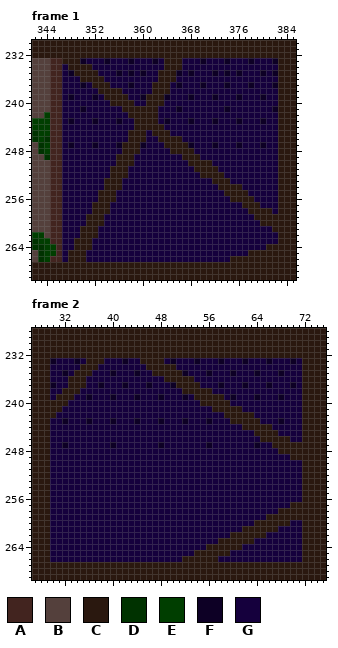
Two versions of one pixel-art file, GWS/Sprites/BG Assets/Clocktower Stage/ClocktowerNew.ase. The first picture shows the starting point.
480x270 pixels, 8 frames. Colours within 5 levels of each other are drawn and written as one. Shown: frame 1: x 342..385, y 230..269; frame 2: x 27..75, y 228..269. The commit also changed other frames or places, which this record leaves out.
Palette (. is transparent): A #42241f  B #54403c  C #2a180f  D #003200  E #003e00  F #0d0025  G #15003d
Once edited:
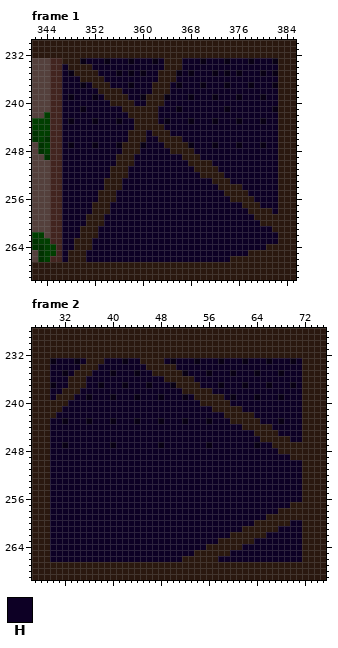
Colours new in this view: H #0d0025
What changed:
layer "Flattened" added
colour F: #0d0025 -> #080014
Changed rows in their new state; - is a pixel that keeps its letter.
Frame 1, layer "Flattened":
first column x 347:
233 ----HHH-HHH-HHH-H---HHH-HHH-HHH-HHH-
234 H----HHHHHHHHHHHH---HHHHHHHHHHHHHHHH
235 H-----HHH-H-H-HH----H-HHH-H-H-HHH-H-
236 HHH----HHHHHHHHH---HHHHHHHHHHHHHHHHH
237 HHH-H---HHH-HHH---H-HHH-HHH-HHH-HHH-
238 HHHHHH----HHHHH---HHHHHHHHHHHHHHHHHH
239 H-HHH-H----HH-----HHH-HHH-HHH-HHH-HH
240 HHHHHHHH----HH---HHHHHHHHHHHHHHHHHHH
241 HHH-HHHHHH------HHH-HHHHHHH-HHHHHHH-
242 HHHHHHHHHHH-----HHHHHHHHHHHHHHHHHHHH
243 H-HHH-HHH-HH----H-HHH-HHH-HHH-HHH-HH
244 HHHHHHHHHHHH-----HHHHHHHHHHHHHHHHHHH
245 HHHHHHHHHHH---H---HHHHHHHHHHHHHHHHHH
246 HHHHHHHHHHH---HH----HHHHHHHHHHHHHHHH
247 H-HHH-HHH-----HHH-----HHH-HHH-HHH-HH
248 HHHHHHHHHH---HHHHH----HHHHHHHHHHHHHH
249 HHHHHHHHH---HHHHHHHH---HHHHHHHHHHHHH
250 HHHHHHHHH---HHHHHHHHH----HHHHHHHHHHH
251 HHHHHHHH---HHHHHHHHHHH----HHHHHHHHHH
252 HHHHHHHH---HHHHHHHHHHHH----HHHHHHHHH
253 HHHHHHH---HHHHHHHHHHHHHHH---HHHHHHHH
254 HHHHHHH---HHHHHHHHHHHHHHHH----HHHHHH
255 HHHHHH---HHHHHHHHHHHHHHHHHH----HHHHH
256 HHHHHH---HHHHHHHHHHHHHHHHHHH----HHHH
257 HHHHH---HHHHHHHHHHHHHHHHHHHHHH---HHH
258 HHHHH---HHHHHHHHHHHHHHHHHHHHHHH----H
259 HHHH---HHHHHHHHHHHHHHHHHHHHHHHHH----
260 HHHH---HHHHHHHHHHHHHHHHHHHHHHHHHH---
261 HHH---HHHHHHHHHHHHHHHHHHHHHHHHHHHHH-
262 HHH---HHHHHHHHHHHHHHHHHHHHHHHHHHHHHH
263 HH---HHHHHHHHHHHHHHHHHHHHHHHHHHHHHHH
264 HH---HHHHHHHHHHHHHHHHHHHHHHHHHHHHH--
265 H---HHHHHHHHHHHHHHHHHHHHHHHHHHH-----
266 H---HHHHHHHHHHHHHHHHHHHHHHHH--------
Frame 2, layer "Flattened":
first column x 30:
233 -HHH-H---HHH-HH----H-HHH-HHH-HHH-HHH-HHH-H
234 HHHHH---HHHHHHHH-----HHHHHHHHHHHHHHHHHHHHH
235 HH-H---HHH-HHH-HH------HHH-HHH-HHH-HHH-HHH
236 HHH---HHHHHHHHHHHHH-----HHHHHHHHHHHHHHHHHH
237 -HH---HH-HHH-HHH-HHH-----HHH-HHH-HHH-HHH-H
238 HH---HHHHHHHHHHHHHHHHH-----HHHHHHHHHHHHHHH
239 H---HH-HHH-HHH-HHH-HHH-H-----H-HHH-HHH-HHH
240 ---HHHHHHHHHHHHHHHHHHHHHH-----HHHHHHHHHHHH
241 --HHHHHHHHHHHHHHHHHHHHHHHHH-----HHHHHHHHHH
242 -HHHHHHHHHHHHHHHHHHHHHHHHHHHH-----HHHHHHHH
243 HH-HHH-HHH-HHH-HHH-HHH-HHH-HHH-----HHH-HHH
244 HHHHHHHHHHHHHHHHHHHHHHHHHHHHHHHH-----HHHHH
245 HHHHHHHHHHHHHHHHHHHHHHHHHHHHHHHHHH----HHHH
246 HHHHHHHHHHHHHHHHHHHHHHHHHHHHHHHHHHH-----HH
247 HH-HHHHHHH-HHHHHHH-HHHHHHH-HHHHHHH-HH-----
248 HHHHHHHHHHHHHHHHHHHHHHHHHHHHHHHHHHHHHH----
249 HHHHHHHHHHHHHHHHHHHHHHHHHHHHHHHHHHHHHHHH--
250 HHHHHHHHHHHHHHHHHHHHHHHHHHHHHHHHHHHHHHHHHH
251 HHHHHHHHHHHHHHHHHHHHHHHHHHHHHHHHHHHHHHHHHH
252 HHHHHHHHHHHHHHHHHHHHHHHHHHHHHHHHHHHHHHHHHH
253 HHHHHHHHHHHHHHHHHHHHHHHHHHHHHHHHHHHHHHHHHH
254 HHHHHHHHHHHHHHHHHHHHHHHHHHHHHHHHHHHHHHHHHH
255 HHHHHHHHHHHHHHHHHHHHHHHHHHHHHHHHHHHHHHHHHH
256 HHHHHHHHHHHHHHHHHHHHHHHHHHHHHHHHHHHHHHHHHH
257 HHHHHHHHHHHHHHHHHHHHHHHHHHHHHHHHHHHHHHHH--
258 HHHHHHHHHHHHHHHHHHHHHHHHHHHHHHHHHHHHHH----
259 HHHHHHHHHHHHHHHHHHHHHHHHHHHHHHHHHHHH------
260 HHHHHHHHHHHHHHHHHHHHHHHHHHHHHHHHHH------HH
261 HHHHHHHHHHHHHHHHHHHHHHHHHHHHHHHH------HHHH
262 HHHHHHHHHHHHHHHHHHHHHHHHHHHHHH------HHHHHH
263 HHHHHHHHHHHHHHHHHHHHHHHHHHHH------HHHHHHHH
264 HHHHHHHHHHHHHHHHHHHHHHHHHH------HHHHHHHHHH
265 HHHHHHHHHHHHHHHHHHHHHHHH------HHHHHHHHHHHH
266 HHHHHHHHHHHHHHHHHHHHHH------HHHHHHHHHHHHHH
Pixel boxes of the changes (left, top, right, bottom) in both pictures:
changed: (62, 58, 278, 262)
changed: (50, 358, 302, 562)
